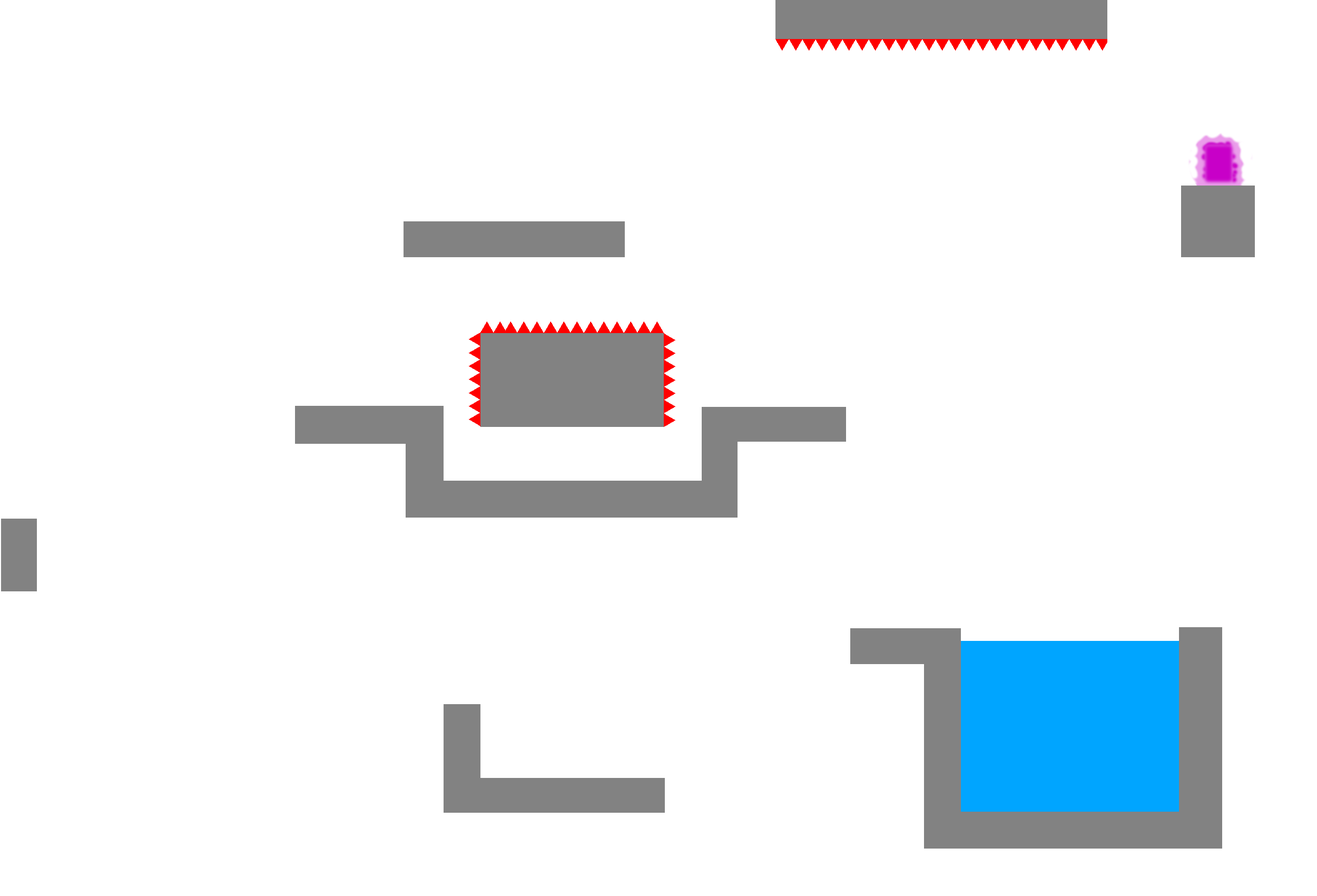
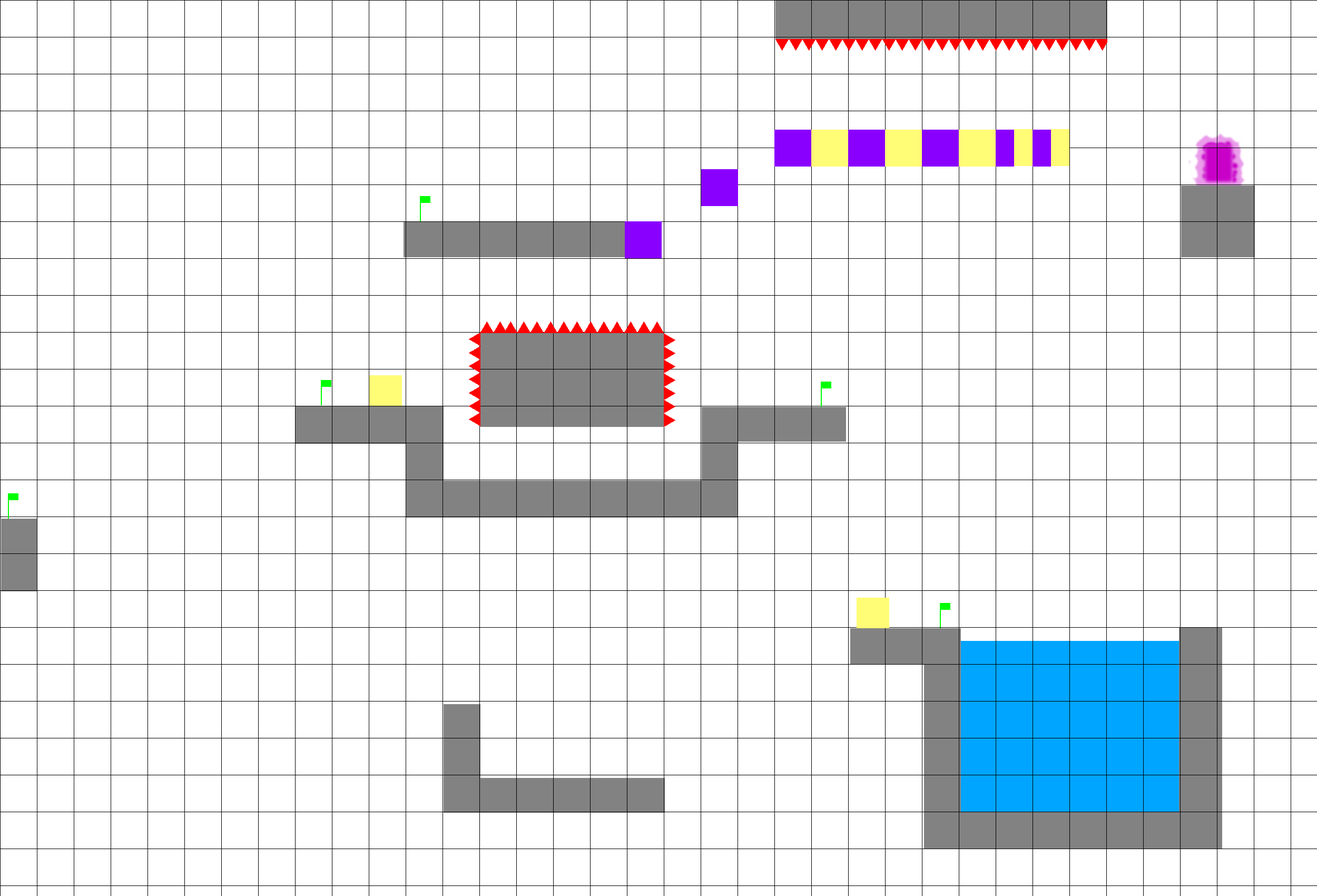
Before/after of a 1317 x 896 layered artwork. What changed in the layer stack:
added layer "CP5" above "CP2" over [419, 195, 431, 222]
added layer "CP2" above "CP3" over [320, 379, 332, 406]
added layer "CP3" above "CP4" over [7, 493, 19, 519]
added layer "CP4" above "Interactives" over [820, 381, 832, 407]
added layer "Interactives" above "Moving Spikes" over [369, 129, 1070, 628]
showed "grid" over [0, 0, 1317, 896]
added layer "CP1" above "Background" over [939, 602, 951, 628]
